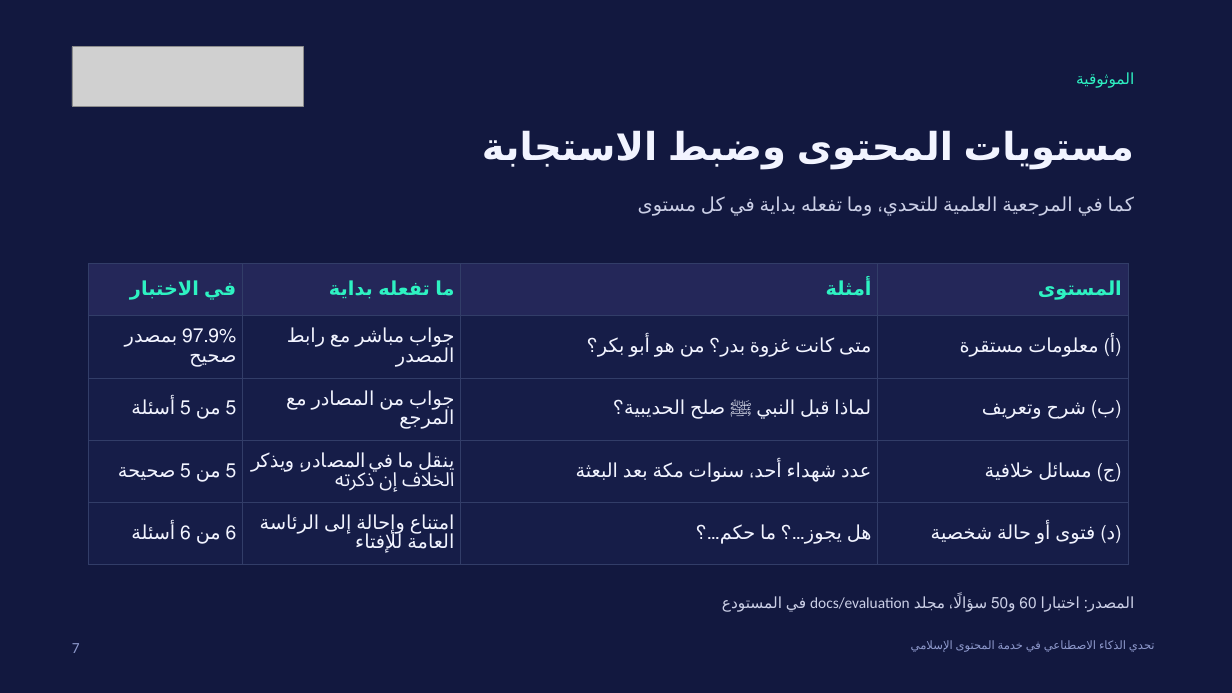
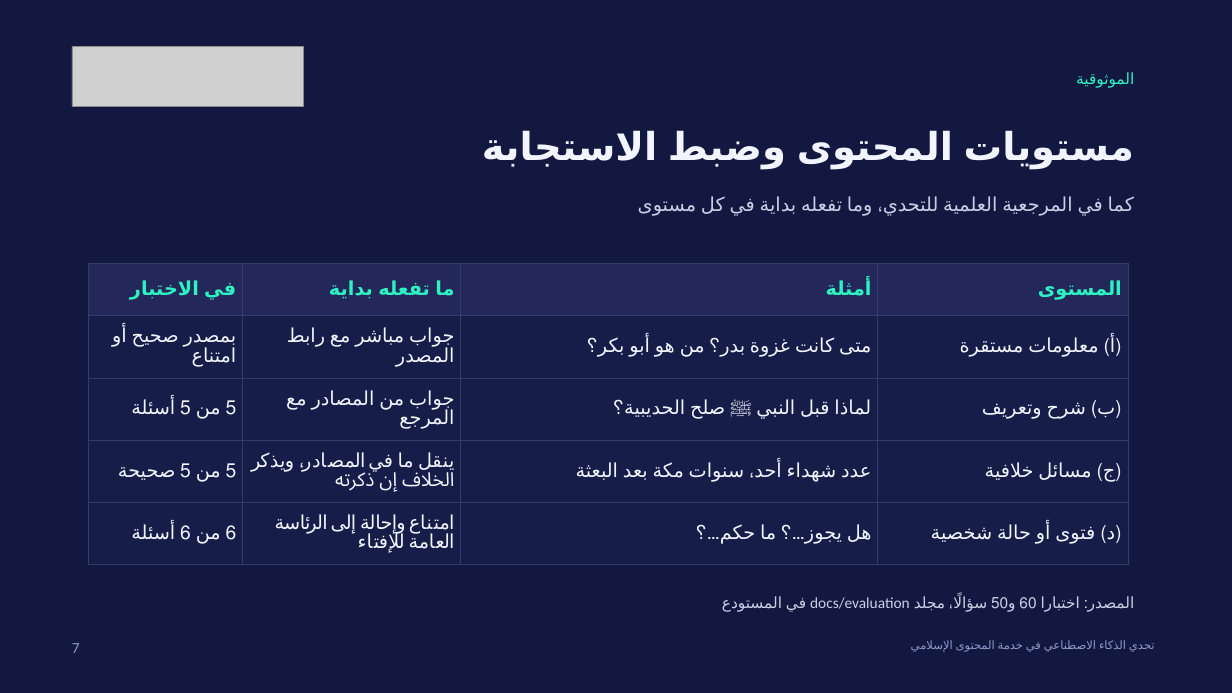
Before and after one commit to omarbintalib/Bidaya, a slide deck: slide 7 of docs/proposal/Bidaya_presentation.pptx. Drawn at 1232x693 pixels with LibreOffice and Linux fonts; fonts in the diff are those of the drawing; grey boxes stand for pictures; background and template pictures are left out. Boxes give left, top, right and bottom in pixels: in the first picture for what was removed or moved away, otherwise in the second. Text is boxed around its words. In the diff, an @@ line names an element or a change of style, - is before the commit and + after.

```diff
--- a/docs/proposal/Bidaya_presentation.pptx
+++ b/docs/proposal/Bidaya_presentation.pptx
@@ table at (89, 263, 1128, 557) @@
-row 2, column 1: 97.9% بمصدر صحيح
+row 2, column 1: بمصدر صحيح أو امتناع
```
